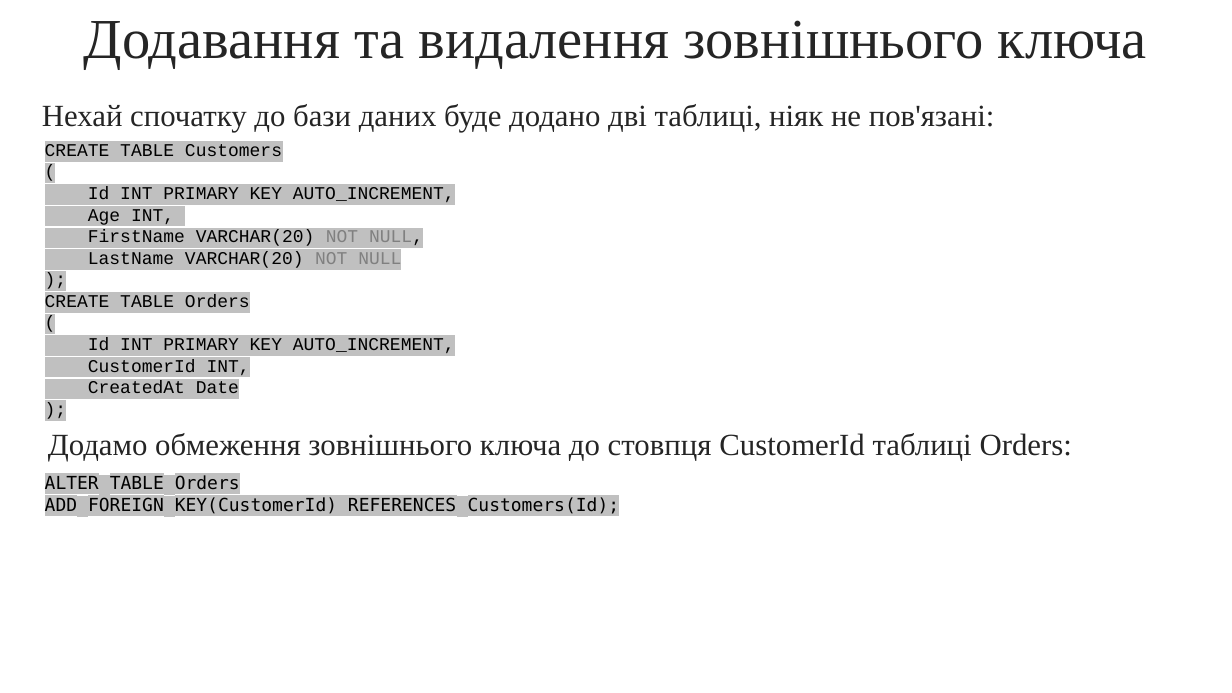
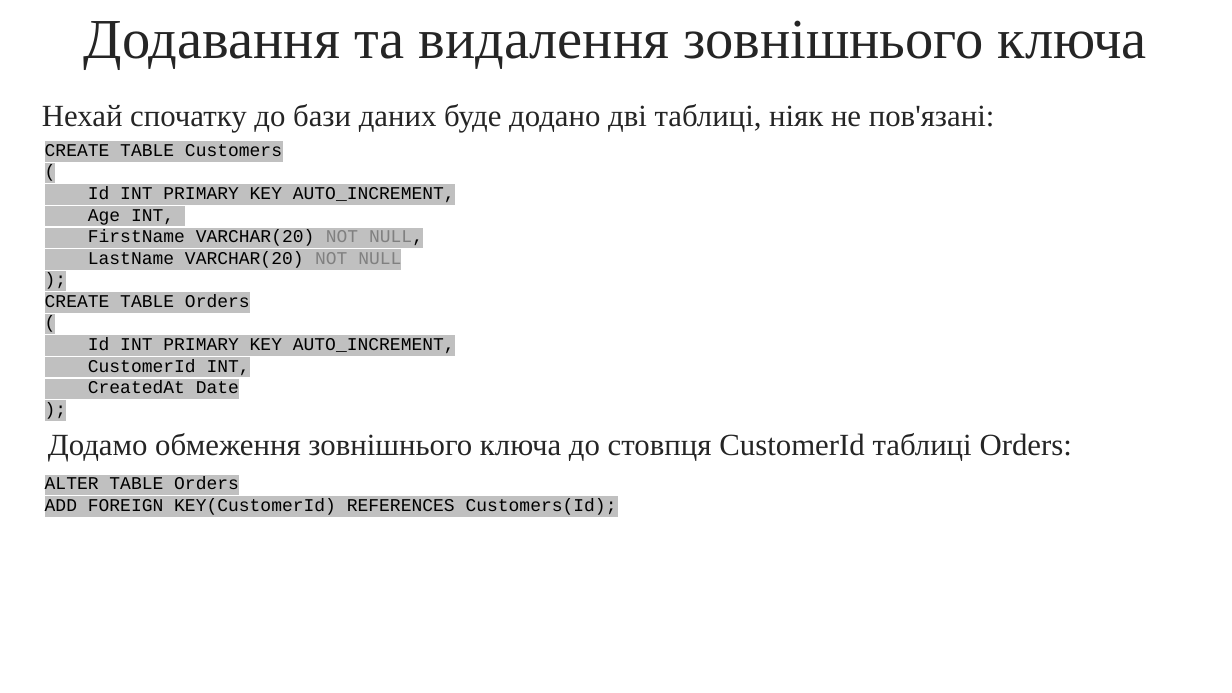
Before and after one commit to arg3ntuum/JavaCourse, a slide deck: slide 38 of Java Урок 21-22 БД.pptx. Drawn at 1232x693 pixels with LibreOffice and Linux fonts; fonts in the diff are those of the drawing. Boxes give left, top, right and bottom in pixels: in the first picture for what was removed or moved away, otherwise in the second. Text is boxed around its words. In the diff, an @@ line names an element or a change of style, - is before the commit and + after.

```diff
--- a/Java Урок 21-22 БД.pptx
+++ b/Java Урок 21-22 БД.pptx
@@ text "ALTER TABLE Orders" at [45,477,617,515]: font DejaVu Sans Mono to Courier New @@
```
Also in this commit, not shown: 4 other files.
